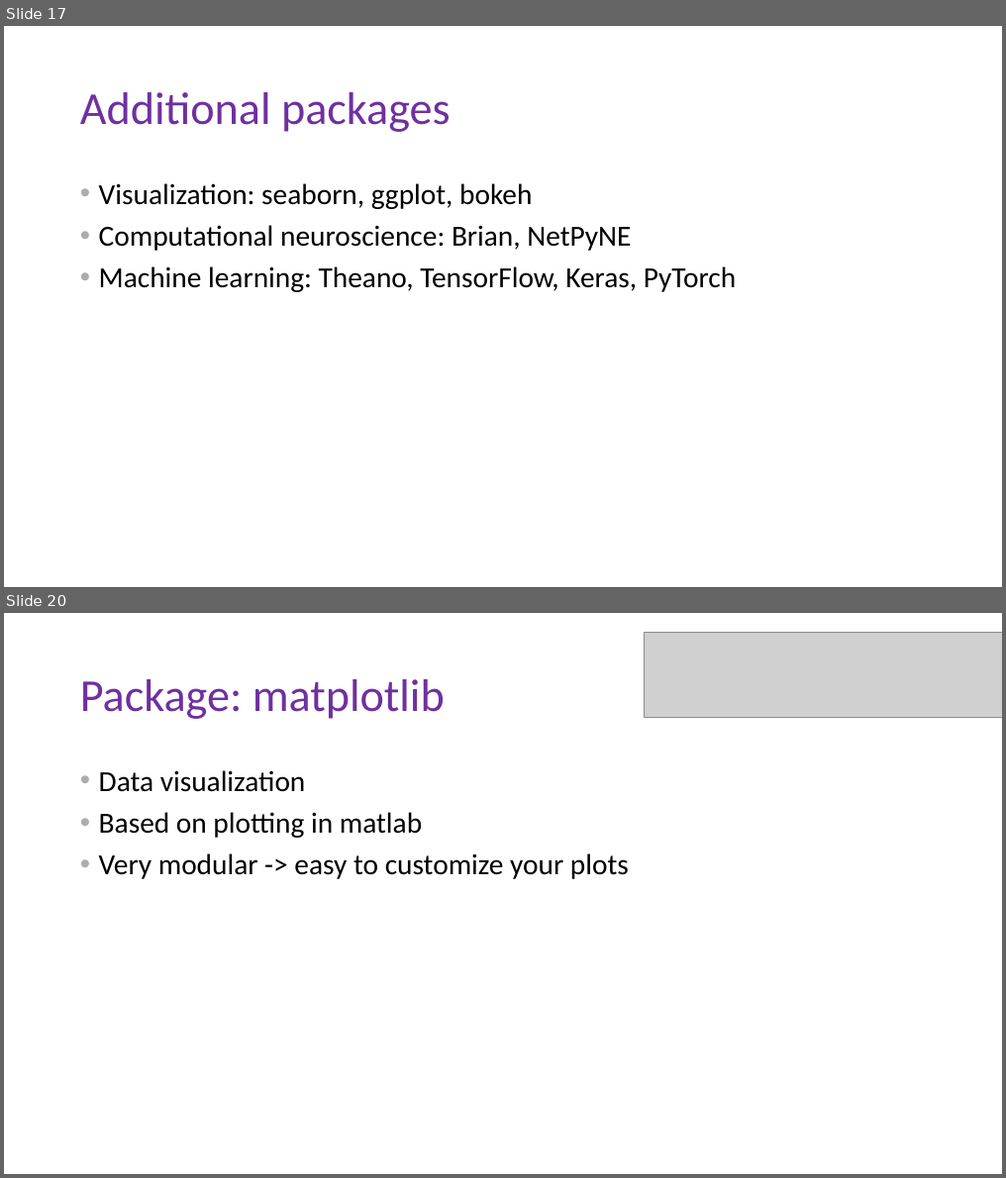
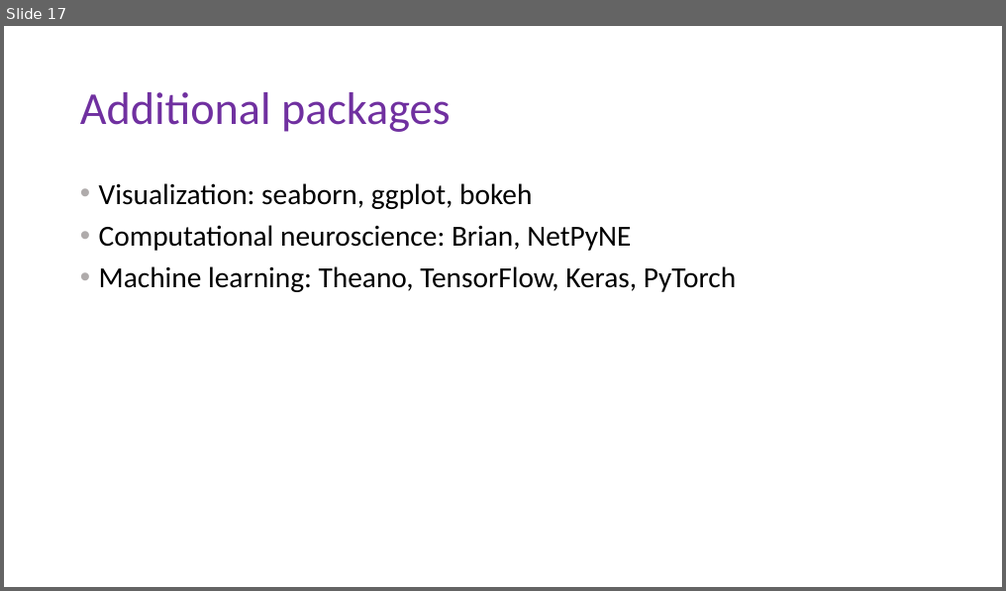
Before and after one commit to DoriMG/SN_python_course, a slide deck: Jan 2020/lectures/2_types_and_modules.pptx. Shown one above the other, each under a label of ours: slides 17 and 20 before the commit, slide 17 after it; the slides between them are not shown. The pictures are 1006x1178 and 1006x591 pixels, drawn with LibreOffice and Linux fonts; fonts in the diff are those of the drawing; grey boxes stand for pictures. Boxes give left, top, right and bottom in pixels: in the first picture for what was removed or moved away, otherwise in the second. Text is boxed around its words. In the diff, an @@ line names an element or a change of style, - is before the commit and + after.

```diff
--- a/Jan 2020/lectures/2_types_and_modules.pptx
+++ b/Jan 2020/lectures/2_types_and_modules.pptx
@@ slide 20 removed at box(4, 613, 1002, 1174), background #FFFFFF @@
@@ picture removed at box(645, 632, 1002, 718) @@
@@ title removed at box(80, 679, 445, 719) @@
-Package: matplotlib
@@ text removed at box(99, 770, 629, 879) @@
-• Data visualization
-• Based on plotting in matlab
-• Very modular -> easy to customize your plots
```
Also in this commit, not shown: 2 slides changed, 1 slide added, 4 other slides removed, 2 other files.
